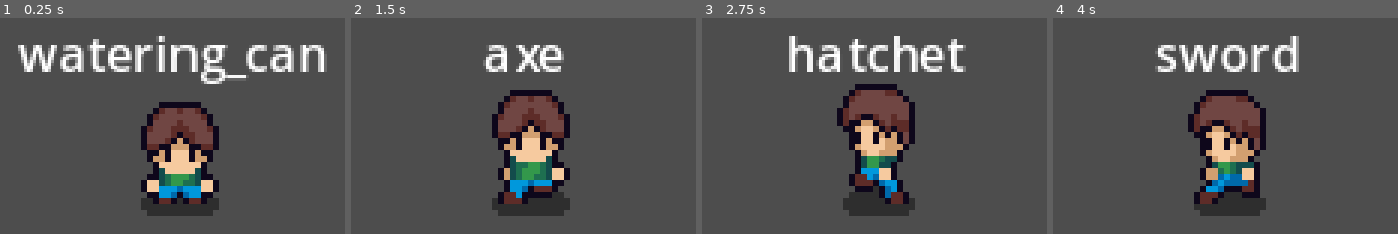
Above: before the commit, frames 1-4 (left to right).
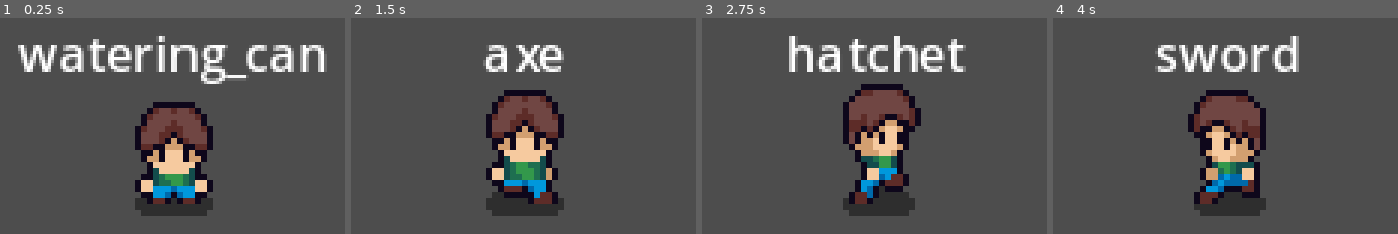
Above: after the commit, the same moments.

Repository: JanethSacari/Project_SwordFantasy
Game: Godot game, scene res://character/character.tscn
The game is run twice, just before and just after one commit, with the same random seed, the same clock (stepped at 60 frames per second) and the same inputs.
Inputs:
- Up to frame 1 (0.25 s): no input
- Up to frame 2 (1.5 s): hold D (move_right) 0.53-1.28 s; tap Space (attack_mode) at 0.6 s; hold S (move_down) from 1.28 s (still down); tap Keypad 3 (axe) at 1.35 s
- Up to frame 3 (2.75 s): release S (move_down) at 2.03 s; hold D (move_right) from 2.03 s (still down); tap Keypad 2 (hatchet) at 2.1 s
- Up to frame 4 (4 s): release D (move_right) at 2.78 s; hold Up (move_up) 2.78-3.53 s; tap Keypad 4 (hoe) at 2.85 s; hold A (move_left) from 3.53 s (still down); tap Keypad 1 (sword) at 3.6 s

The runs differ from the first frame. In frame 1, 6.3% of the frame differs, in the area x 39-64%, y 38-92%; in frame 2, 7.8%, in the area x 39-64%, y 33-92%; in frame 3, 7.1%; in frame 4, nothing differs.

Commit message:
Project Sword Fantasy - Removing load from axe animation

Diff:
--- a/sword-fantasy/character/character.tscn
+++ b/sword-fantasy/character/character.tscn
@@ -143,18 +143,6 @@
 "update": 1,
 "values": [true, false, true]
 }
-tracks/6/type = "value"
-tracks/6/imported = false
-tracks/6/enabled = false
-tracks/6/path = NodePath("Texture:texture:load_path")
-tracks/6/interp = 1
-tracks/6/loop_wrap = true
-tracks/6/keys = {
-"times": PackedFloat32Array(0),
-"transitions": PackedFloat32Array(1),
-"update": 1,
-"values": ["res://.godot/imported/Hero_Moves.png-fba90a4d3f4925e5f1f6e14c941dfa94.ctex"]
-}
 
 [sub_resource type="Animation" id="Animation_kyumf"]
 resource_name = "attack_axe_left"
@@ -232,18 +220,6 @@
 "update": 1,
 "values": [true, false, true]
 }
-tracks/6/type = "value"
-tracks/6/imported = false
-tracks/6/enabled = true
-tracks/6/path = NodePath("Texture:texture:load_path")
-tracks/6/interp = 1
-tracks/6/loop_wrap = true
-tracks/6/keys = {
-"times": PackedFloat32Array(0),
-"transitions": PackedFloat32Array(1),
-"update": 1,
-"values": ["res://.godot/imported/Hero_Moves.png-fba90a4d3f4925e5f1f6e14c941dfa94.ctex"]
-}
 
 [sub_resource type="Animation" id="Animation_recg2"]
 resource_name = "attack_axe_right"
@@ -321,18 +297,6 @@
 "update": 1,
 "values": [true, false, true]
 }
-tracks/6/type = "value"
-tracks/6/imported = false
-tracks/6/enabled = true
-tracks/6/path = NodePath("Texture:texture:load_path")
-tracks/6/interp = 1
-tracks/6/loop_wrap = true
-tracks/6/keys = {
-"times": PackedFloat32Array(0),
-"transitions": PackedFloat32Array(1),
-"update": 1,
-"values": ["res://.godot/imported/Hero_Moves.png-fba90a4d3f4925e5f1f6e14c941dfa94.ctex"]
-}
 
 [sub_resource type="Animation" id="Animation_rpanh"]
 resource_name = "attack_axe_up"
@@ -409,18 +373,6 @@
 "transitions": PackedFloat32Array(1, 1, 1),
 "update": 1,
 "values": [true, false, true]
-}
-tracks/6/type = "value"
-tracks/6/imported = false
-tracks/6/enabled = true
-tracks/6/path = NodePath("Texture:texture:load_path")
-tracks/6/interp = 1
-tracks/6/loop_wrap = true
-tracks/6/keys = {
-"times": PackedFloat32Array(0),
-"transitions": PackedFloat32Array(1),
-"update": 1,
-"values": ["res://.godot/imported/Hero_Moves.png-fba90a4d3f4925e5f1f6e14c941dfa94.ctex"]
 }
 
 [sub_resource type="Animation" id="Animation_shouw"]
@@ -2292,7 +2244,6 @@
 [node name="Texture" type="Sprite2D" parent="."]
 position = Vector2(0.5, -7)
 texture = ExtResource("1_voo8b")
-flip_h = true
 hframes = 6
 vframes = 10
 
